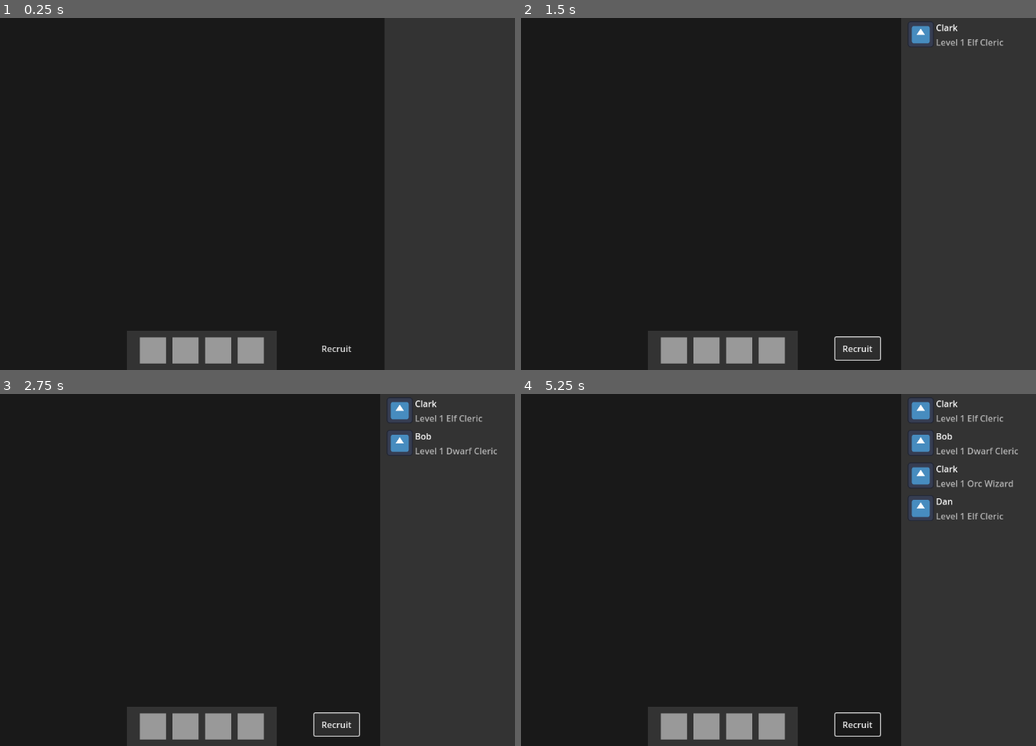
Above: before the commit, frames 1-4 (two rows, left to right).
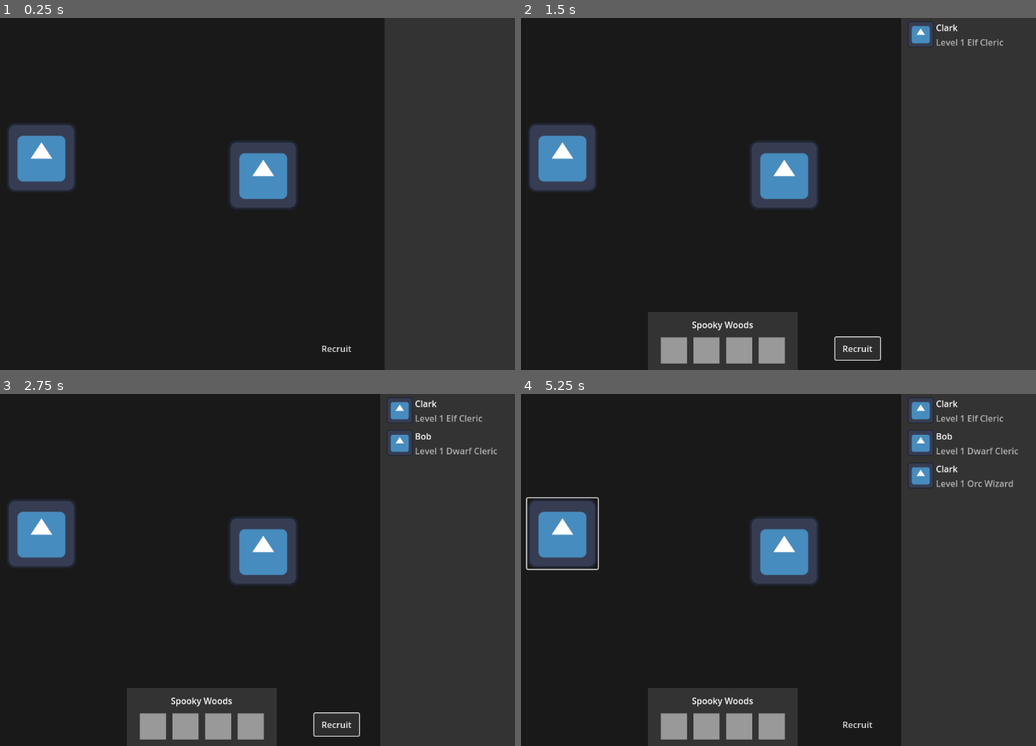
Above: after the commit, the same moments.

Repository: lfs48/adventurers-guild
Game: Godot game, scene res://scenes/main.tscn
Same seed, same stepped clock (60 frames per second), same inputs: the game is played once before the commit and once after it. The engine's default icon, where the game draws it, is replaced by a stand-in: a white triangle on a blue panel in a dark square.
Inputs (mouse positions are in pixels of both pictures, inside the frame that each line leads up to):
- Up to frame 1 (0.25 s): no input
- Up to frame 2 (1.5 s): click (562, 158) at 0.52 s; click "Recruit" at 1.25 s
- Up to frame 3 (2.75 s): click "Recruit" at 2 s
- Up to frame 4 (5.25 s): click (562, 534) at 2.77 s; click "Recruit" at 3.5 s; click (562, 534) at 4.27 s; tap Enter at 5 s

The runs differ from the first frame. In frame 1, 8.4% of the frame differs, in the area x 1-58%, y 29-100%; in frame 2, 6.7%; in frame 3, 6.7%; in frame 4, 7.5%.

Commit message:
feat: implement dungeons which open embark menu when clicked

Diff:
--- /dev/null
+++ b/scenes/dungeon.tscn
@@ -0,0 +1,24 @@
+[gd_scene load_steps=3 format=3 uid="uid://c7bguwmg8m85"]
+
+[ext_resource type="Script" path="res://scripts/dungeon.gd" id="1_1hald"]
+[ext_resource type="Texture2D" uid="uid://oh10cx1dpoi0" path="res://icon.svg" id="1_a68mo"]
+
+[node name="Dungeon" type="Control"]
+custom_minimum_size = Vector2(130, 130)
+layout_mode = 3
+anchors_preset = 0
+script = ExtResource("1_1hald")
+
+[node name="Sprite2D" type="Sprite2D" parent="."]
+position = Vector2(65, 65)
+texture = ExtResource("1_a68mo")
+
+[node name="DungeonButton" type="Button" parent="."]
+unique_name_in_owner = true
+layout_mode = 1
+anchors_preset = 15
+anchor_right = 1.0
+anchor_bottom = 1.0
+grow_horizontal = 2
+grow_vertical = 2
+flat = true
--- /dev/null
+++ b/scenes/embark_panel.gd
@@ -0,0 +1,24 @@
+extends PanelContainer
+
+var dungeon:Dungeon
+@onready var slots = %SlotRows.get_children()
+
+func _ready() -> void:
+	visible = false
+	Events.dungeon_clicked.connect(open_embark_panel)
+
+
+func open_embark_panel(dungeon:Dungeon) -> void:
+	visible = true
+	self.dungeon = dungeon
+	clear_slots()
+	set_text()
+
+
+func clear_slots() -> void:
+	for N:EmbarkAdvSlot in %SlotRows.get_children():
+		N.clear_adv()
+
+
+func set_text() -> void:
+	$MarginContainer/VBoxContainer/DungeonName.text = dungeon.dgn_name
--- /dev/null
+++ b/scenes/embark_panel.tscn
@@ -0,0 +1,55 @@
+[gd_scene load_steps=4 format=3 uid="uid://bkd55rr1tn6h7"]
+
+[ext_resource type="Script" path="res://scenes/embark_panel.gd" id="1_a7wyw"]
+[ext_resource type="PackedScene" uid="uid://csu5kxgn0bp1a" path="res://scenes/embark_adv_slot.tscn" id="1_gcijd"]
+
+[sub_resource type="StyleBoxFlat" id="StyleBoxFlat_00cg3"]
+bg_color = Color(0.2, 0.2, 0.2, 1)
+
+[node name="EmbarkPanel" type="PanelContainer"]
+anchors_preset = 7
+anchor_left = 0.5
+anchor_top = 1.0
+anchor_right = 0.5
+anchor_bottom = 1.0
+offset_left = -138.0
+offset_top = -88.0
+offset_right = 138.0
+grow_horizontal = 2
+grow_vertical = 0
+theme_override_styles/panel = SubResource("StyleBoxFlat_00cg3")
+script = ExtResource("1_a7wyw")
+
+[node name="MarginContainer" type="MarginContainer" parent="."]
+layout_mode = 2
+theme_override_constants/margin_left = 24
+theme_override_constants/margin_top = 12
+theme_override_constants/margin_right = 24
+theme_override_constants/margin_bottom = 12
+
+[node name="VBoxContainer" type="VBoxContainer" parent="MarginContainer"]
+layout_mode = 2
+theme_override_constants/separation = 12
+
+[node name="DungeonName" type="Label" parent="MarginContainer/VBoxContainer"]
+layout_mode = 2
+text = "Dungeon Name"
+horizontal_alignment = 1
+
+[node name="SlotRows" type="HBoxContainer" parent="MarginContainer/VBoxContainer"]
+unique_name_in_owner = true
+layout_mode = 2
+size_flags_horizontal = 4
+theme_override_constants/separation = 12
+
+[node name="EmbarkAdvSlot1" parent="MarginContainer/VBoxContainer/SlotRows" instance=ExtResource("1_gcijd")]
+layout_mode = 2
+
+[node name="EmbarkAdvSlot2" parent="MarginContainer/VBoxContainer/SlotRows" instance=ExtResource("1_gcijd")]
+layout_mode = 2
+
+[node name="EmbarkAdvSlot3" parent="MarginContainer/VBoxContainer/SlotRows" instance=ExtResource("1_gcijd")]
+layout_mode = 2
+
+[node name="EmbarkAdvSlot4" parent="MarginContainer/VBoxContainer/SlotRows" instance=ExtResource("1_gcijd")]
+layout_mode = 2
--- a/scenes/main.tscn
+++ b/scenes/main.tscn
@@ -1,11 +1,9 @@
 [gd_scene load_steps=6 format=3 uid="uid://db2u702i46ga5"]
 
+[ext_resource type="PackedScene" uid="uid://bkd55rr1tn6h7" path="res://scenes/embark_panel.tscn" id="1_0sq42"]
 [ext_resource type="Script" path="res://scripts/roster_rows_container.gd" id="1_yd368"]
 [ext_resource type="Script" path="res://scripts/adventurer_manager.gd" id="2_r1xka"]
-[ext_resource type="PackedScene" uid="uid://csu5kxgn0bp1a" path="res://scenes/embark_adv_slot.tscn" id="2_vqvbt"]
-
-[sub_resource type="StyleBoxFlat" id="StyleBoxFlat_00cg3"]
-bg_color = Color(0.2, 0.2, 0.2, 1)
+[ext_resource type="PackedScene" uid="uid://c7bguwmg8m85" path="res://scenes/dungeon.tscn" id="4_jtvbv"]
 
 [sub_resource type="StyleBoxFlat" id="StyleBoxFlat_a13an"]
 bg_color = Color(0.2, 0.2, 0.2, 1)
@@ -13,6 +11,7 @@
 [node name="Game" type="Node"]
 
 [node name="UI" type="CanvasLayer" parent="."]
+unique_name_in_owner = true
 
 [node name="RecruitButton" type="Button" parent="UI"]
 anchors_preset = -1
@@ -25,43 +24,6 @@
 offset_right = -42.7761
 offset_bottom = -19.0
 text = "Recruit"
-
-[node name="EmbarkPanel" type="PanelContainer" parent="UI"]
-anchors_preset = 7
-anchor_left = 0.5
-anchor_top = 1.0
-anchor_right = 0.5
-anchor_bottom = 1.0
-offset_left = -138.0
-offset_top = -72.0
-offset_right = 138.0
-grow_horizontal = 2
-grow_vertical = 0
-theme_override_styles/panel = SubResource("StyleBoxFlat_00cg3")
-
-[node name="MarginContainer" type="MarginContainer" parent="UI/EmbarkPanel"]
-layout_mode = 2
-theme_override_constants/margin_left = 24
-theme_override_constants/margin_top = 12
-theme_override_constants/margin_right = 24
-theme_override_constants/margin_bottom = 12
-
-[node name="HBoxContainer" type="HBoxContainer" parent="UI/EmbarkPanel/MarginContainer"]
-layout_mode = 2
-size_flags_horizontal = 4
-theme_override_constants/separation = 12
-
-[node name="EmbarkAdvSlot" parent="UI/EmbarkPanel/MarginContainer/HBoxContainer" instance=ExtResource("2_vqvbt")]
-layout_mode = 2
-
-[node name="EmbarkAdvSlot2" parent="UI/EmbarkPanel/MarginContainer/HBoxContainer" instance=ExtResource("2_vqvbt")]
-layout_mode = 2
-
-[node name="EmbarkAdvSlot3" parent="UI/EmbarkPanel/MarginContainer/HBoxContainer" instance=ExtResource("2_vqvbt")]
-layout_mode = 2
-
-[node name="EmbarkAdvSlot4" parent="UI/EmbarkPanel/MarginContainer/HBoxContainer" instance=ExtResource("2_vqvbt")]
-layout_mode = 2
 
 [node name="RosterPanel" type="PanelContainer" parent="UI"]
 custom_minimum_size = Vector2(240, 0)
@@ -87,6 +49,8 @@
 theme_override_constants/separation = 0
 script = ExtResource("1_yd368")
 
+[node name="EmbarkPanel" parent="UI" instance=ExtResource("1_0sq42")]
+
 [node name="ColorRect" type="ColorRect" parent="."]
 anchors_preset = 15
 anchor_right = 1.0
@@ -98,4 +62,18 @@
 [node name="AdventurerManager" type="Node" parent="."]
 script = ExtResource("2_r1xka")
 
+[node name="Dungeon" parent="." instance=ExtResource("4_jtvbv")]
+offset_left = 216.0
+offset_top = 192.0
+offset_right = 346.0
+offset_bottom = 322.0
+dgn_name = "Spooky Woods"
+
+[node name="Dungeon2" parent="." instance=ExtResource("4_jtvbv")]
+offset_left = 624.0
+offset_top = 224.0
+offset_right = 754.0
+offset_bottom = 354.0
+dgn_name = "Creepy Cave"
+
 [connection signal="button_down" from="UI/RecruitButton" to="AdventurerManager" method="_on_recruit_button_button_down"]
--- /dev/null
+++ b/scripts/dungeon.gd
@@ -0,0 +1,18 @@
+class_name Dungeon
+extends Control
+
+@export var dgn_name := "Dungeon Name"
+
+
+# Called when the node enters the scene tree for the first time.
+func _ready() -> void:
+	%DungeonButton.connect("pressed", dispatch_button_signal)
+
+
+# Called every frame. 'delta' is the elapsed time since the previous frame.
+func _process(delta: float) -> void:
+	pass
+
+
+func dispatch_button_signal() -> void:
+	Events.dungeon_clicked.emit(self)
--- a/scripts/embark_adv_slot.gd
+++ b/scripts/embark_adv_slot.gd
@@ -18,8 +18,7 @@
 
 
 func end_drag() -> void:
-	adv = null
-	texture = null
+	clear_adv()
 
 
 func _can_drop_data(_pos, data:Variant) -> bool:
@@ -41,3 +40,8 @@
 		)
 	else:
 		return false
+
+
+func clear_adv() -> void:
+	adv = null
+	texture = null
--- a/scripts/events.gd
+++ b/scripts/events.gd
@@ -1,3 +1,7 @@
 extends Node
 
+#Adventurer signals
 signal adventurer_added(adventurer:Adventurer)
+
+#Dungeon signals
+signal dungeon_clicked(dungeon:Dungeon)
